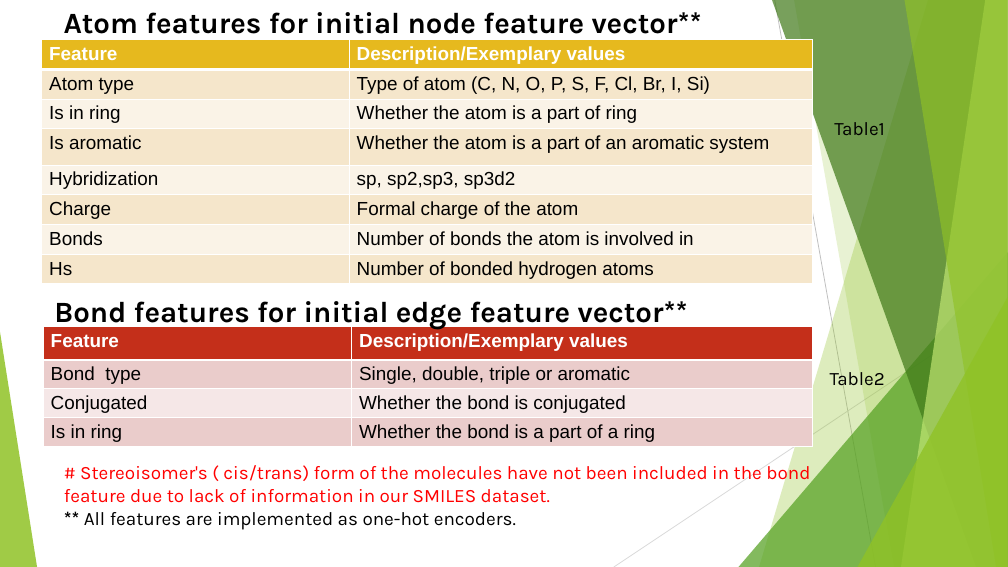
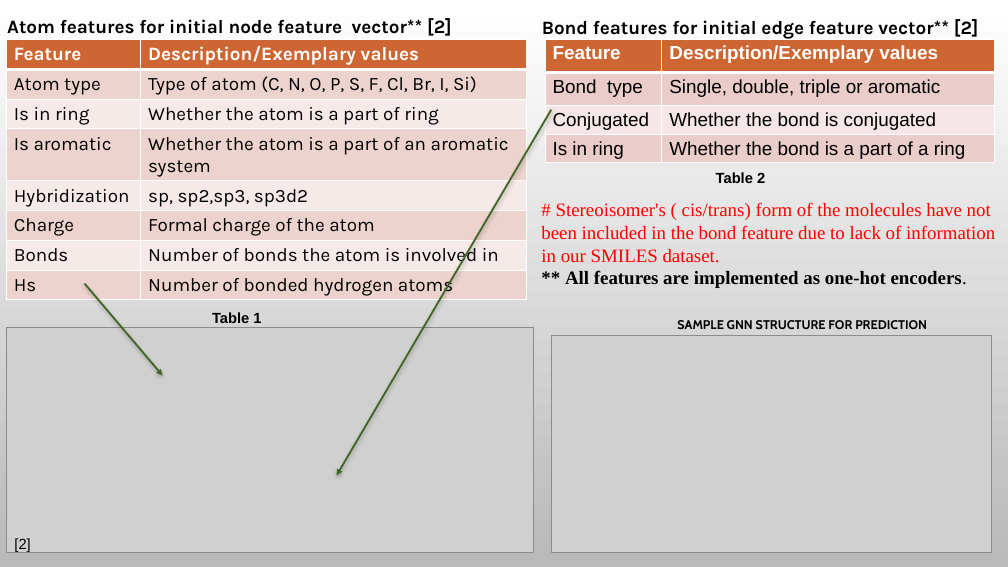
Before and after one commit to kanadsen/ME_793_PROJECT, a slide deck: slide 5 of ME 793 Stage 1 ppt.pptx (slide 14 before the commit). Drawn at 1008x567 pixels with LibreOffice and Linux fonts; fonts in the diff are those of the drawing; grey boxes stand for pictures; background and template pictures are left out. Boxes give left, top, right and bottom in pixels: in the first picture for what was removed or moved away, otherwise in the second. Text is boxed around its words. In the diff, an @@ line names an element or a change of style, - is before the commit and + after.

```diff
--- a/ME 793 Stage 1 ppt.pptx
+++ b/ME 793 Stage 1 ppt.pptx
@@ background #FFFFFF to picture (left out) @@
@@ title at [7,18,451,36]: text changed; size 28 to 18 pt @@
-Atom features for initial node feature vector**
+Atom features for initial node feature vector** [2]
@@ text at [542,19,978,39]: text changed; size 28 to 18 pt @@
-Bond features for initial edge feature vector**
+Bond features for initial edge feature vector** [2]
@@ table at [6,39,526,304] @@
@@ fill #E6B91E to #CE6633 in row 1 @@
@@ fill #F5E6CB to #EDD3CE in 8 cells @@
@@ fill #FAF3E7 to #F6EAE8 in 6 cells @@
@@ font Arial to Karla @@
@@ table: place and size @@
-table at [42,39,813,287]
+table at [6,39,526,304]
@@ table at [545,39,995,166] @@
@@ fill #C42F1A to #CE6633 in row 1 @@
@@ table: place and size @@
-table at [43,327,813,567]
+table at [545,39,995,166]
@@ arrow added from (551, 110) to (337, 476), #426626 1.75 pt @@
@@ text removed at [834,122,885,135] @@
-Table1
@@ text added at [716,172,765,183], 14 pt, text #000000, bold @@
+Table 2
@@ text "# Stereoisomer's ( cis/trans) form ...": place and size @@
-text "# Stereoisomer's ( cis/trans) form ..." at [64,462,810,530]
+text "# Stereoisomer's ( cis/trans) form ..." at [541,202,995,288]
@@ text "# Stereoisomer's ( cis/trans) form ..." at [541,202,995,288]: font Karla to Times New Roman; bold on in "All features are implemented as one-hot encoders." @@
@@ arrow added from (85, 284) to (163, 376), #426626 1.75 pt @@
@@ picture added at [6,327,534,553] @@
@@ text added at [212,312,261,323], 14 pt, text #000000, bold @@
+Table 1
@@ text added at [677,320,927,329], 12 pt, text #000000, bold @@
+SAMPLE GNN STRUCTURE FOR PREDICTION
@@ group removed at [0,0,1008,567]: 5 freeform shapes, 3 triangles, 2 lines @@
@@ picture added at [551,335,991,553] @@
@@ text removed at [830,372,885,385] @@
-Table2
@@ text added at [14,538,30,552], 14 pt, text #000000 @@
+[2]
```
Also in this commit, not shown: 2 other slides changed, 5 slides added, 43 slides removed, 2 other files.
